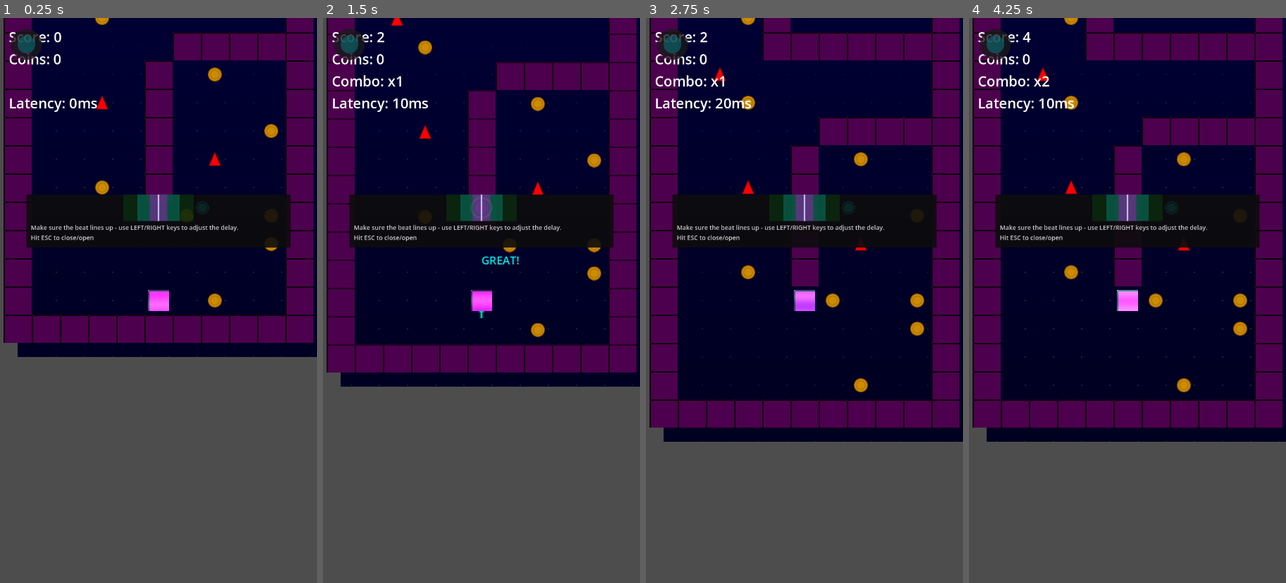
Above: before the commit, frames 1-4 (left to right).
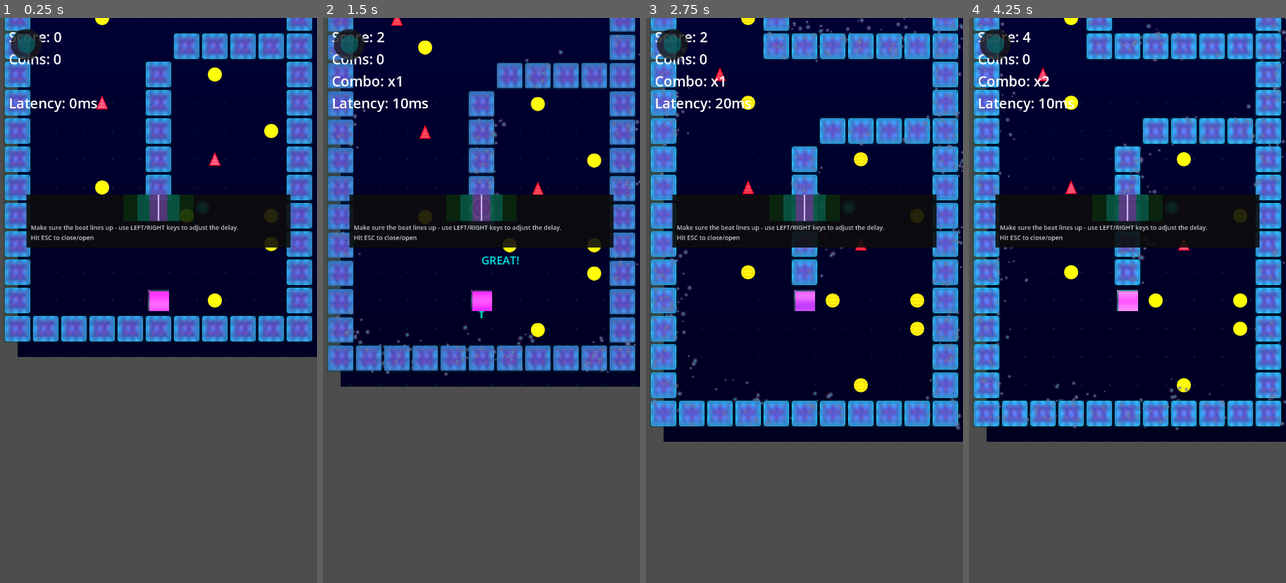
Above: after the commit, the same moments.

Repository: rubiconRiver/tomb-of-the-mask-clone
Game: Godot game, scene res://scenes/main.tscn
Same seed, same stepped clock (60 frames per second), same inputs: the game is played once before the commit and once after it.
Inputs (mouse positions are in pixels of both pictures, inside the frame that each line leads up to):
- Up to frame 1 (0.25 s): no input
- Up to frame 2 (1.5 s): tap Enter at 0.5 s; move the mouse to (551, 272) at 0.52 s; hold Right (ui_right) 0.53-1.25 s; click (551, 272) at 0.67 s; drag from (418, 328) to (538, 74) at 1.27 s
- Up to frame 3 (2.75 s): move the mouse to (836, 176) at 2.02 s; hold Right (ui_right) from 2.03 s (still down)
- Up to frame 4 (4.25 s): release Right (ui_right) at 2.75 s; drag from (1111, 413) to (1070, 102) at 2.77 s; move the mouse to (1222, 385) at 3.52 s; hold Left (ui_left) from 3.53 s (still down)

The runs differ from the first frame. In frame 1, 18% of the frame differs, in the area x 1-99%, y 0-58%; in frame 2, 19%; in frame 3, 23%, in the area x 1-100%, y 0-73%; in frame 4, 23%.

Commit message:
make it look great

Diff:
--- /dev/null
+++ b/scenes/effects/WallParticles.tscn
@@ -0,0 +1,32 @@
+[gd_scene load_steps=4 format=3]
+
+[sub_resource type="Gradient" id="Gradient_1"]
+colors = PackedColorArray(0, 0.74, 0.83, 1, 0.91, 0.12, 0.39, 0)
+
+[sub_resource type="GradientTexture2D" id="GradientTexture2D_1"]
+gradient = SubResource("Gradient_1")
+width = 8
+height = 8
+fill = 1
+fill_from = Vector2(0.5, 0.5)
+
+[sub_resource type="ParticleProcessMaterial" id="ParticleProcessMaterial_1"]
+particle_flag_disable_z = true
+emission_shape = 3
+emission_box_extents = Vector3(32, 32, 1)
+initial_velocity_min = 20.0
+initial_velocity_max = 50.0
+angular_velocity_min = -180.0
+angular_velocity_max = 180.0
+gravity = Vector2(0, -50)
+scale_min = 0.5
+scale_max = 1.5
+color_ramp = SubResource("Gradient_1")
+
+[node name="WallParticles" type="GPUParticles2D"]
+emitting = false
+amount = 20
+lifetime = 1.5
+one_shot = true
+process_material = SubResource("ParticleProcessMaterial_1")
+texture = SubResource("GradientTexture2D_1")
--- a/scenes/main.tscn
+++ b/scenes/main.tscn
@@ -16,7 +16,7 @@
 [sub_resource type="LabelSettings" id="1"]
 font_size = 32
 
-[node name="Main" type="Node2D"]
+[node name="Main" type="Node2D" groups=["game_manager"]]
 script = ExtResource("1")
 
 [node name="Background" type="ColorRect" parent="."]
--- a/scenes/obstacles/Wall.tscn
+++ b/scenes/obstacles/Wall.tscn
@@ -1,16 +1,14 @@
 [gd_scene load_steps=3 format=3 uid="uid://b1234wall"]
+
+[ext_resource type="Script" path="res://scripts/obstacles/Wall.gd" id="1_wall"]
 
 [sub_resource type="RectangleShape2D" id="1"]
 size = Vector2(64, 64)
 
-[sub_resource type="PlaceholderTexture2D" id="2"]
-size = Vector2(64, 64)
-
 [node name="Wall" type="StaticBody2D" groups=["walls"]]
+script = ExtResource("1_wall")
 
 [node name="CollisionShape2D" type="CollisionShape2D" parent="."]
 shape = SubResource("1")
 
 [node name="Sprite2D" type="Sprite2D" parent="."]
-texture = SubResource("2")
-modulate = Color(0.3, 0.3, 0.3, 1)
--- a/scripts/levels/LevelGenerator.gd
+++ b/scripts/levels/LevelGenerator.gd
@@ -92,8 +92,13 @@
 	# Get beat visualizer from GameManager
 	var game_manager = get_parent()
 	var beat_visualizer = null
-	if game_manager and game_manager.has_method("get_node"):
+	if game_manager:
 		beat_visualizer = game_manager.get_node_or_null("BeatVisualizer")
+		if not beat_visualizer and "beat_visualizer" in game_manager:
+			beat_visualizer = game_manager.beat_visualizer
+		print("Beat visualizer found: ", beat_visualizer != null)
+		if beat_visualizer:
+			print("Wall material: ", beat_visualizer.get_material_for_type("wall"))
 
 	for y in range(LEVEL_HEIGHT):
 		for x in range(LEVEL_WIDTH):
--- /dev/null
+++ b/scripts/obstacles/Wall.gd
@@ -0,0 +1,31 @@
+extends StaticBody2D
+
+var particle_scene = preload("res://scenes/effects/WallParticles.tscn")
+var particles: GPUParticles2D
+
+func _ready():
+	# Generate smooth wall texture
+	var sprite = $Sprite2D
+	if sprite:
+		# For now, just use a simple white square that the shader will process
+		var image = Image.create(64, 64, false, Image.FORMAT_RGBA8)
+		image.fill(Color.WHITE)
+		var texture = ImageTexture.create_from_image(image)
+		sprite.texture = texture
+
+		# The material will be applied by the LevelGenerator via BeatVisualizer
+		sprite.modulate = Color.WHITE  # Remove the gray tint
+
+	# Add particle system
+	particles = particle_scene.instantiate()
+	add_child(particles)
+
+	# Connect to beat system if available
+	var game_manager = get_tree().get_first_node_in_group("game_manager")
+	if game_manager and game_manager.has_signal("beat_occurred"):
+		game_manager.beat_occurred.connect(_on_beat)
+
+func _on_beat():
+	if particles and randf() < 0.3:  # 30% chance to emit particles on beat
+		particles.restart()
+		particles.emitting = true
--- a/scripts/visual/BeatVisualizer.gd
+++ b/scripts/visual/BeatVisualizer.gd
@@ -22,6 +22,7 @@
 
 # Shader materials
 var techno_shader = preload("res://shaders/techno_pulse.gdshader")
+var wall_shader = preload("res://shaders/tetris_effect_wall.gdshader")
 var player_material: ShaderMaterial
 var wall_material: ShaderMaterial
 var coin_material: ShaderMaterial
@@ -35,10 +36,14 @@
 	player_material.set_shader_parameter("pulse_strength", player_pulse_strength)
 
 	wall_material = ShaderMaterial.new()
-	wall_material.shader = techno_shader
-	wall_material.set_shader_parameter("glow_color", wall_glow_color)
-	wall_material.set_shader_parameter("pulse_strength", wall_pulse_strength)
-	wall_material.set_shader_parameter("scanline_opacity", 0.05)
+	wall_material.shader = wall_shader
+	wall_material.set_shader_parameter("base_color", Color(0.29, 0.08, 0.55, 1.0))  # Deep purple
+	wall_material.set_shader_parameter("glow_color", Color(0.0, 0.74, 0.83, 1.0))  # Cyan
+	wall_material.set_shader_parameter("accent_color", Color(0.91, 0.12, 0.39, 1.0))  # Magenta
+	wall_material.set_shader_parameter("glow_intensity", 0.8)
+	wall_material.set_shader_parameter("edge_softness", 0.1)
+	wall_material.set_shader_parameter("pattern_scale", 4.0)
+	wall_material.set_shader_parameter("flow_speed", 0.5)
 
 	coin_material = ShaderMaterial.new()
 	coin_material.shader = techno_shader
@@ -72,8 +77,9 @@
 		player_material.set_shader_parameter("glow_strength", 0.5 + 0.5 * pulse_multiplier)
 
 	if wall_material:
-		wall_material.set_shader_parameter("pulse_strength", wall_pulse_strength * pulse_multiplier)
-		wall_material.set_shader_parameter("glow_strength", 0.2 + 0.3 * pulse_multiplier)
+		wall_material.set_shader_parameter("beat_pulse", pulse_multiplier)
+		wall_material.set_shader_parameter("beat_time", beat_time)
+		wall_material.set_shader_parameter("glow_intensity", 0.6 + 0.4 * pulse_multiplier)
 
 	if coin_material:
 		coin_material.set_shader_parameter("pulse_strength", coin_pulse_strength * pulse_multiplier)
--- /dev/null
+++ b/scripts/visual/TextureGenerator.gd
@@ -0,0 +1,90 @@
+class_name TextureGenerator
+extends RefCounted
+
+static func create_smooth_gradient_texture(size: Vector2i, center_color: Color, edge_color: Color) -> ImageTexture:
+	var image = Image.create(size.x, size.y, false, Image.FORMAT_RGBA8)
+
+	var center = Vector2(size.x / 2.0, size.y / 2.0)
+	var max_dist = center.length()
+
+	for y in range(size.y):
+		for x in range(size.x):
+			var pos = Vector2(x, y)
+			var dist = pos.distance_to(center) / max_dist
+			dist = smoothstep(0.0, 1.0, dist)
+
+			var color = center_color.lerp(edge_color, dist)
+			image.set_pixel(x, y, color)
+
+	return ImageTexture.create_from_image(image)
+
+static func create_rounded_rect_texture(size: Vector2i, color: Color, corner_radius: int) -> ImageTexture:
+	var image = Image.create(size.x, size.y, false, Image.FORMAT_RGBA8)
+
+	for y in range(size.y):
+		for x in range(size.x):
+			var pixel_color = Color.TRANSPARENT
+
+			# Check if pixel is inside rounded rectangle
+			var in_rect = false
+
+			# Main rectangle area
+			if x >= corner_radius and x < size.x - corner_radius:
+				if y >= 0 and y < size.y:
+					in_rect = true
+			elif y >= corner_radius and y < size.y - corner_radius:
+				if x >= 0 and x < size.x:
+					in_rect = true
+
+			# Check corners
+			if not in_rect:
+				# Top-left corner
+				if x < corner_radius and y < corner_radius:
+					var dx = x - corner_radius
+					var dy = y - corner_radius
+					if dx * dx + dy * dy <= corner_radius * corner_radius:
+						in_rect = true
+				# Top-right corner
+				elif x >= size.x - corner_radius and y < corner_radius:
+					var dx = x - (size.x - corner_radius - 1)
+					var dy = y - corner_radius
+					if dx * dx + dy * dy <= corner_radius * corner_radius:
+						in_rect = true
+				# Bottom-left corner
+				elif x < corner_radius and y >= size.y - corner_radius:
+					var dx = x - corner_radius
+					var dy = y - (size.y - corner_radius - 1)
+					if dx * dx + dy * dy <= corner_radius * corner_radius:
+						in_rect = true
+				# Bottom-right corner
+				elif x >= size.x - corner_radius and y >= size.y - corner_radius:
+					var dx = x - (size.x - corner_radius - 1)
+					var dy = y - (size.y - corner_radius - 1)
+					if dx * dx + dy * dy <= corner_radius * corner_radius:
+						in_rect = true
+
+			if in_rect:
+				# Add soft edge
+				var edge_dist = min(
+					min(x, size.x - 1 - x),
+					min(y, size.y - 1 - y)
+				)
+				var alpha = smoothstep(0, 3, edge_dist)
+				pixel_color = Color(color.r, color.g, color.b, color.a * alpha)
+
+			image.set_pixel(x, y, pixel_color)
+
+	# Apply gaussian blur for smoother edges
+	# Simple box blur approximation
+	var blurred = Image.create(size.x, size.y, false, Image.FORMAT_RGBA8)
+	for y in range(1, size.y - 1):
+		for x in range(1, size.x - 1):
+			var sum_color = Color.TRANSPARENT
+			var count = 0
+			for dy in range(-1, 2):
+				for dx in range(-1, 2):
+					sum_color += image.get_pixel(x + dx, y + dy)
+					count += 1
+			blurred.set_pixel(x, y, sum_color / count)
+
+	return ImageTexture.create_from_image(blurred)
--- /dev/null
+++ b/shaders/player_orb.gdshader
@@ -0,0 +1,84 @@
+shader_type canvas_item;
+
+// Core colors
+uniform vec4 core_color : source_color = vec4(0.0, 1.0, 0.8, 1.0); // Cyan core
+uniform vec4 inner_glow_color : source_color = vec4(0.0, 0.8, 1.0, 1.0); // Bright blue
+uniform vec4 outer_glow_color : source_color = vec4(1.0, 1.0, 1.0, 1.0); // White
+
+// Effect parameters
+uniform float core_size : hint_range(0.1, 0.5) = 0.25;
+uniform float inner_glow_size : hint_range(0.3, 0.7) = 0.5;
+uniform float outer_glow_size : hint_range(0.5, 1.0) = 0.8;
+uniform float pulse_strength : hint_range(0.0, 0.5) = 0.2;
+uniform float rotation_speed : hint_range(0.0, 5.0) = 1.0;
+uniform float energy_flow_speed : hint_range(0.0, 5.0) = 2.0;
+
+// Beat sync
+uniform float beat_pulse : hint_range(0.0, 1.0) = 0.0;
+
+float circle_sdf(vec2 pos, float radius) {
+    return length(pos) - radius;
+}
+
+// Rotating energy pattern
+float energy_pattern(vec2 pos, float time) {
+    float angle = atan(pos.y, pos.x);
+    float dist = length(pos);
+
+    // Spiral arms
+    float spiral = sin(angle * 3.0 - time * rotation_speed + dist * 10.0) * 0.5 + 0.5;
+
+    // Radial waves
+    float waves = sin(dist * 20.0 - time * energy_flow_speed) * 0.5 + 0.5;
+
+    return spiral * waves;
+}
+
+void fragment() {
+    vec2 uv = UV;
+    vec2 center = vec2(0.5);
+    vec2 pos = uv - center;
+
+    // Aspect ratio correction
+    pos.x *= 1.0;
+
+    float dist = length(pos);
+
+    // Dynamic sizing based on beat
+    float pulse = 1.0 + beat_pulse * pulse_strength;
+
+    // Create layered orb effect
+    float core = 1.0 - smoothstep(0.0, 0.02, circle_sdf(pos, core_size * pulse));
+    float inner_glow = 1.0 - smoothstep(0.0, 0.1, circle_sdf(pos, inner_glow_size * pulse));
+    float outer_glow = 1.0 - smoothstep(0.0, 0.2, circle_sdf(pos, outer_glow_size * pulse));
+
+    // Energy pattern
+    float energy = energy_pattern(pos, TIME);
+    energy *= inner_glow * (1.0 - core);
+
+    // Combine layers
+    vec3 color = vec3(0.0);
+
+    // Outer glow (additive)
+    color += outer_glow_color.rgb * outer_glow * 0.3 * pulse;
+
+    // Inner glow
+    color += inner_glow_color.rgb * inner_glow * 0.6;
+
+    // Energy flow
+    color += core_color.rgb * energy * 0.4;
+
+    // Bright core
+    color += core_color.rgb * core * 2.0;
+
+    // Add bloom-like effect
+    float bloom = exp(-dist * 3.0) * 0.5;
+    color += outer_glow_color.rgb * bloom * pulse;
+
+    // Alpha
+    float alpha = max(max(core, inner_glow * 0.8), outer_glow * 0.3);
+    alpha = max(alpha, bloom * 0.5);
+
+    COLOR.rgb = color;
+    COLOR.a = alpha;
+}
--- /dev/null
+++ b/shaders/tetris_effect_wall.gdshader
@@ -0,0 +1,93 @@
+shader_type canvas_item;
+
+// Beat sync parameters
+uniform float beat_pulse : hint_range(0.0, 1.0) = 0.0;
+uniform float beat_time : hint_range(0.0, 1.0) = 0.0;
+
+// Color parameters
+uniform vec4 base_color : source_color = vec4(0.29, 0.08, 0.55, 1.0); // Deep purple
+uniform vec4 glow_color : source_color = vec4(0.0, 0.74, 0.83, 1.0); // Cyan
+uniform vec4 accent_color : source_color = vec4(0.91, 0.12, 0.39, 1.0); // Magenta
+
+// Effect parameters
+uniform float glow_intensity : hint_range(0.0, 2.0) = 0.8;
+uniform float edge_softness : hint_range(0.0, 0.2) = 0.1;
+uniform float pattern_scale : hint_range(1.0, 10.0) = 4.0;
+uniform float flow_speed : hint_range(0.0, 2.0) = 0.5;
+
+// Creates smooth rounded rectangle SDF
+float rounded_box_sdf(vec2 center_pos, vec2 size, float radius) {
+    vec2 q = abs(center_pos) - size + radius;
+    return min(max(q.x, q.y), 0.0) + length(max(q, 0.0)) - radius;
+}
+
+// Hexagonal pattern for internal texture
+float hexagon_pattern(vec2 p) {
+    vec2 h = vec2(1.0, sqrt(3.0));
+    vec2 a = mod(p, h) - h * 0.5;
+    vec2 b = mod(p - h * 0.5, h) - h * 0.5;
+    return min(dot(a, a), dot(b, b));
+}
+
+void fragment() {
+    vec2 uv = UV;
+    vec2 center = vec2(0.5);
+    vec2 pos = uv - center;
+
+    // Create rounded rectangle shape
+    float dist = rounded_box_sdf(pos, vec2(0.45), 0.08);
+    float shape = 1.0 - smoothstep(0.0, edge_softness, dist);
+
+    // Inner glow gradient
+    float inner_glow = 1.0 - smoothstep(0.0, 0.3, abs(dist));
+
+    // Animated hexagonal pattern
+    vec2 pattern_uv = uv * pattern_scale + vec2(TIME * flow_speed, 0.0);
+    float pattern = hexagon_pattern(pattern_uv);
+    pattern = 1.0 - smoothstep(0.1, 0.3, pattern);
+
+    // Edge glow effect
+    float edge_glow = smoothstep(0.02, 0.0, abs(dist)) * 0.5;
+
+    // Beat-reactive pulse
+    float pulse = beat_pulse * 0.3 + 1.0;
+
+    // Energy flow lines
+    float flow_line1 = sin(uv.x * 20.0 - TIME * 2.0) * 0.5 + 0.5;
+    float flow_line2 = sin(uv.y * 15.0 + TIME * 1.5) * 0.5 + 0.5;
+    float flow = (flow_line1 * flow_line2) * 0.2 * shape;
+
+    // Combine base color with effects
+    vec3 col = base_color.rgb;
+
+    // Add gradient from center
+    float gradient = length(pos) * 2.0;
+    col = mix(col, col * 0.7, gradient);
+
+    // Add pattern
+    col = mix(col, accent_color.rgb, pattern * 0.2 * shape);
+
+    // Add inner glow
+    col = mix(col, glow_color.rgb, inner_glow * glow_intensity * 0.5);
+
+    // Add edge glow
+    col += glow_color.rgb * edge_glow * glow_intensity * pulse;
+
+    // Add flow effect
+    col += glow_color.rgb * flow * pulse;
+
+    // Bloom effect simulation
+    float bloom = smoothstep(0.1, -0.1, dist);
+    col += glow_color.rgb * bloom * 0.3 * pulse;
+
+    // Output
+    COLOR.rgb = col;
+    COLOR.a = shape + bloom * 0.5;
+
+    // Add subtle outer glow for bloom
+    if (dist > 0.0 && dist < 0.2) {
+        float outer_glow = 1.0 - smoothstep(0.0, 0.2, dist);
+        COLOR.rgb = glow_color.rgb * outer_glow * 0.3 * pulse;
+        COLOR.a = outer_glow * 0.3 * pulse;
+    }
+}
